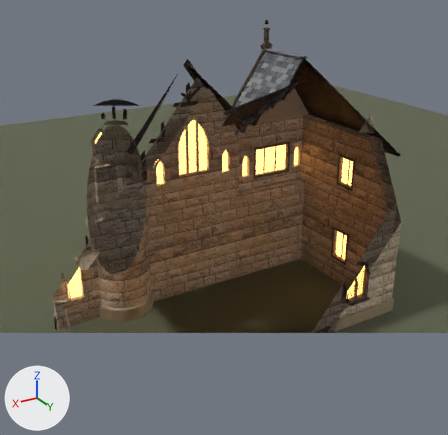
Two versions of the Blender file GameClient/ArtSource/Silverbrook/NorthridgeHouse1/SilverbrookNorthridgeHouse1.blend, one commit apart.
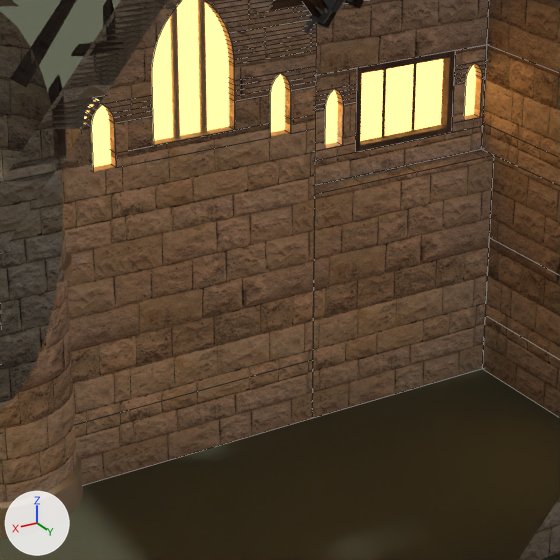
Each version is shown whole from a 50 mm lens placed at (9.74, 16.91, 11.86), pointed at (-0.02, 0.64, 3.72), then close up on the part from 27% to 73% of the width and 28% to 76% of the height. The axes (+X, +Y, +Z) are drawn at lower left. The lights are the same throughout. The older version's two pictures come first. The close-ups show mesh edges as thin lines. Everything nearer to the camera than a plane just in front of the edit is cut away.

Names of what the first close-up shows: 'Ground', 'SM_SBNorthridgeHouse1_Details', 'SM_SBNorthridgeHouse1_Masonry', 'SM_SBNorthridgeHouse1_Roof', 'SM_SBNorthridgeHouse1_Timber', 'SM_SBNorthridgeHouse1_Trim'.
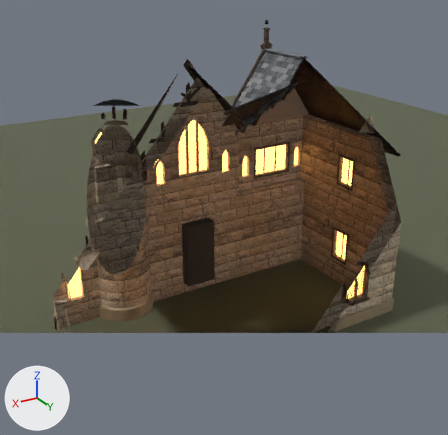
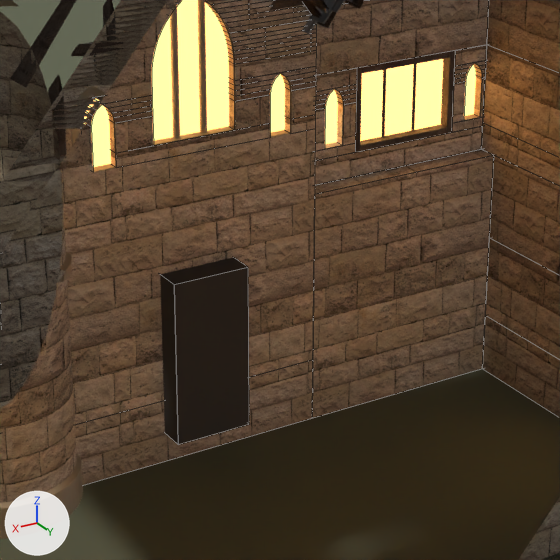
Where the change shows, as pixel boxes (x1, y1, x2, y2) in the close-ups (560 x 560 px):
'SM_SBNorthridgeHouse1_EntryRooms', added
    after: (160, 257, 249, 445)

What changed in the scene script:
```text
Add mat_sb_entryroom:
    mat_sb_entryroom = principled_material('SB_EntryRoom')
    mat_sb_entryroom.base_color = (0.05, 0.045, 0.04)  # dark grey #3f3c38
    mat_sb_entryroom.roughness = 0.95
Add me_sm_sbnorthridgehouse1_entryrooms:
    me_sm_sbnorthridgehouse1_entryrooms.from_pydata([(-0.6, -1.02, 0.45), (0.52, -1.02, 0.45), (0.52, -1.02, 2.84), (-0.6, -1.02, 2.84), (-0.6, -2.41, 0.45), (-0.6, -1.02, 0.45), (-0.6, -1.02, 2.84), (-0.6, -2.41, 2.84), (0.52, -2.41, 2.84), (0.52, -1.02, 2.84), (0.52, -1.02, 0.45), (0.52, -2.41, 0.45), (-0.6, -2.41, 0.45), (0.52, -2.41, 0.45), (0.52, -1.02, 0.45), (-0.6, -1.02, 0.45), (-0.6, -1.02, 2.84), (0.52, -1.02, 2.84), (0.52, -2.41, 2.84), (-0.6, -2.41, 2.84)], [], [(0, 1, 2, 3), (4, 5, 6, 7), (8, 9, 10, 11), (12, 13, 14, 15), (16, 17, 18, 19)])
    me_sm_sbnorthridgehouse1_entryrooms.materials.append(mat_sb_entryroom)  # dark grey #3f3c38
Add ob_sm_sbnorthridgehouse1_entryrooms:
    ob_sm_sbnorthridgehouse1_entryrooms = bpy.data.objects.new('SM_SBNorthridgeHouse1_EntryRooms', me_sm_sbnorthridgehouse1_entryrooms)
    ob_sm_sbnorthridgehouse1_entryrooms.location = (0.0, 0.0, 0.0)
```
